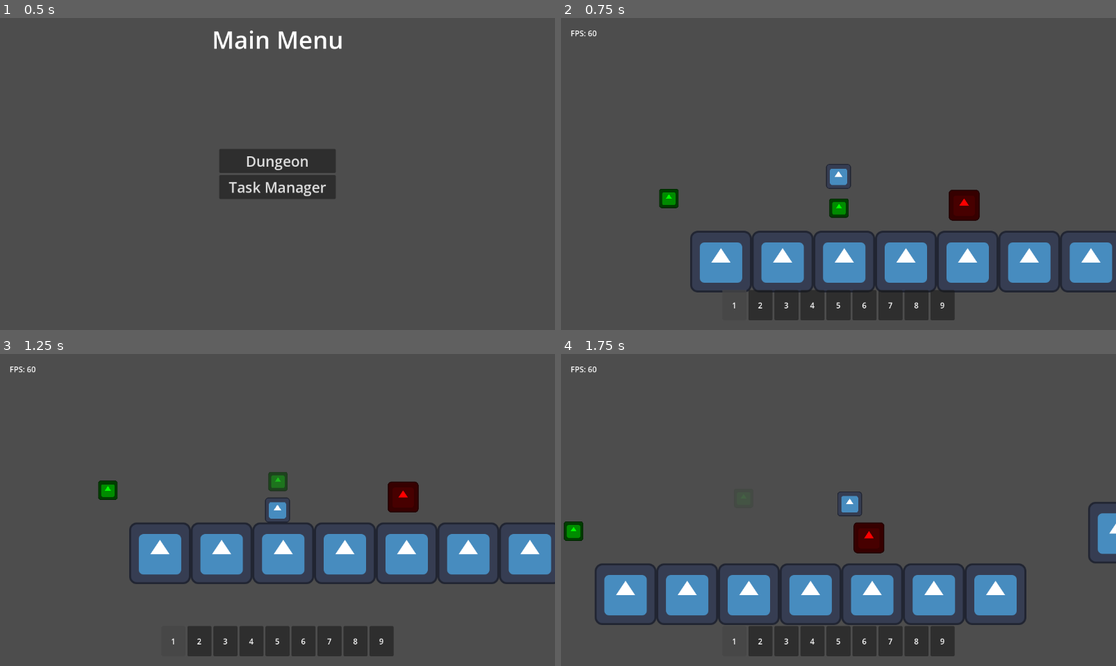
Above: before the commit, frames 1-4 (two rows, left to right).
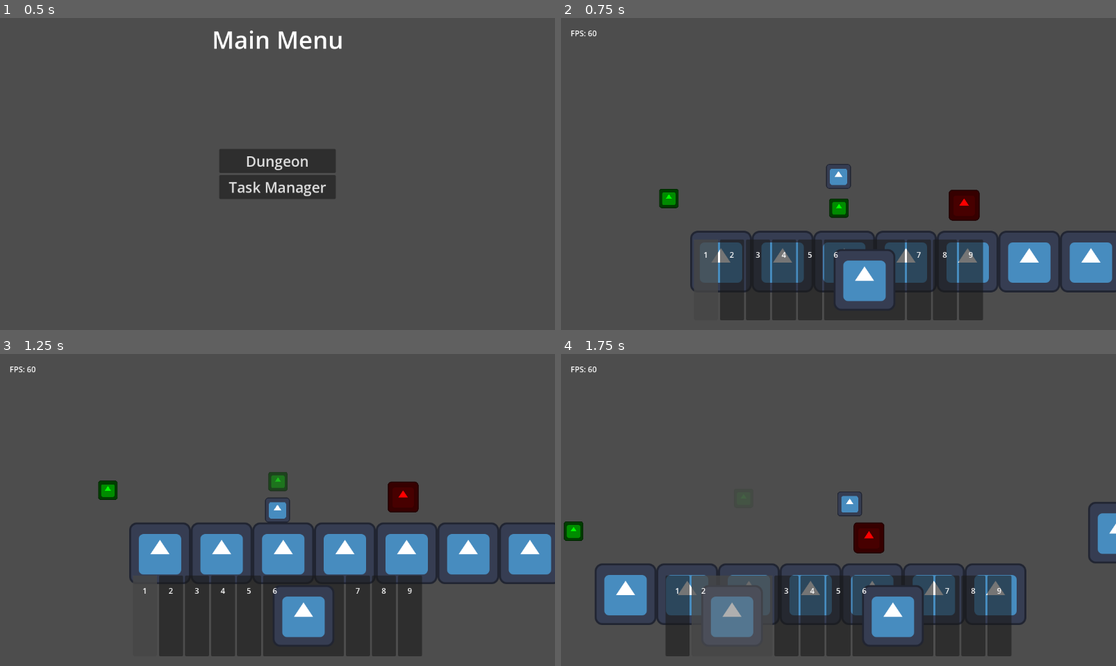
Above: after the commit, the same moments.

Repository: TheHumanMRP/RPG-Life-Tracker
Game: Godot game, scene res://Folders/Systems/Main/Scenes/main_scene.tscn
Same seed, same stepped clock (60 frames per second), same inputs: the game is played once before the commit and once after it. The engine's default icon, where the game draws it, is replaced by a stand-in: a white triangle on a blue panel in a dark square.
Inputs (mouse positions are in pixels of both pictures, inside the frame that each line leads up to):
- Up to frame 1 (0.5 s): no input
- Up to frame 2 (0.75 s): click "Dungeon" at 0.5 s
- Up to frame 3 (1.25 s): no input
- Up to frame 4 (1.75 s): move the mouse to (733, 641) at 1.27 s; hold D (move_right) from 1.28 s (still down); tap T (add_test_sword) at 1.35 s; click (733, 641) at 1.42 s; tap Space (jump) at 1.52 s

Frame 1 is identical in both runs. In frame 2, 8.7% of the frame differs, in the area x 24-77%, y 71-97%; in frame 3, 8.1%; in frame 4, 11%, in the area x 18-82%, y 71-97%.
Error before the commit: Invalid access to property or key 'hotbar_item_selected' on a base object of type 'Nil'. (res://Folders/Systems/Inventory_System/Scripts/Hotbar/hotbar_logic.gd…

Commit message:
Auto commit at 2026-08-30 20:16:43

Diff:
--- a/Folders/Systems/Globals/global.gd
+++ b/Folders/Systems/Globals/global.gd
@@ -1,6 +1,6 @@
 extends Node
 
-var hotbar_logic: HotbarLogic = HotbarLogic.new()
+var hotbar_logic: HotbarLogic
 
 # ============================================================================
 # Vars
@@ -58,7 +58,9 @@
 func _ready() -> void:
 	SignalBus.set_game_state.connect(_on_set_game_state)
 
-	# call_deferred("test")
+	hotbar_logic = HotbarLogic.new()
+
+	call_deferred("test")
 
 	call_deferred("set_main_node")
 
